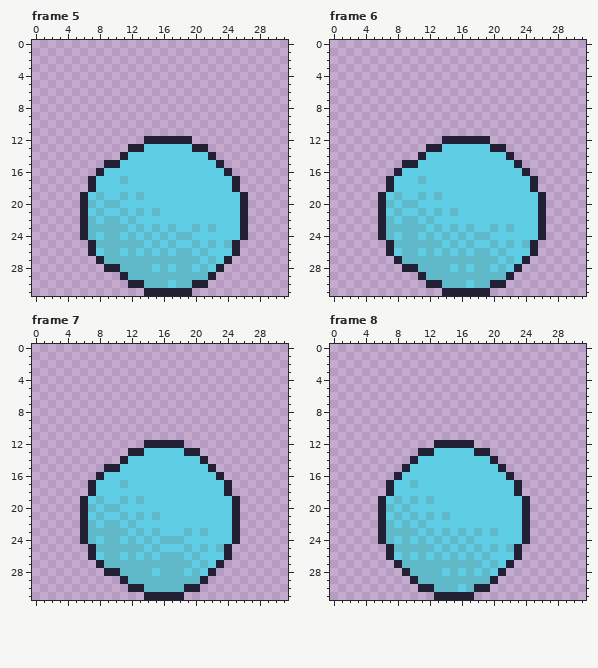
One commit to this pixel-art file: Shades of You/Assets/Animations/SooYeonMove.aseprite. Above, as it was before the edit.
32x32 pixels, 9 frames. Shown: frame 5, frame 6, frame 7, frame 8. The commit also changed other frames, which this record leaves out.
The result:
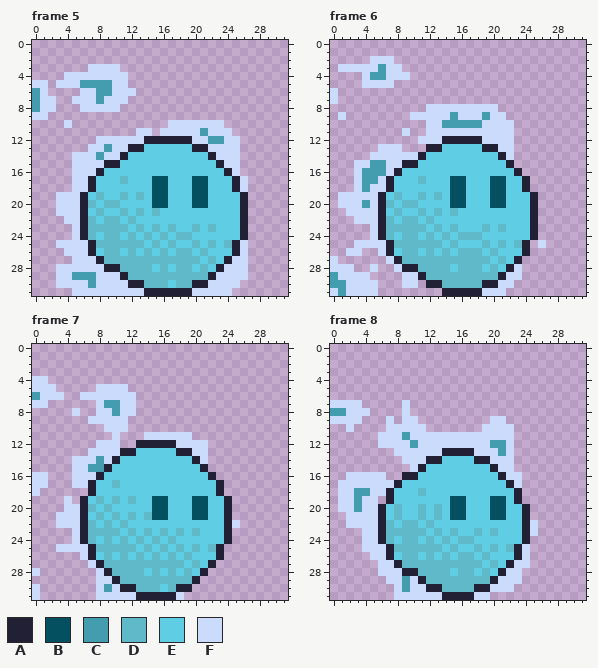
Palette (. is transparent): A #222034  B #055060  C #449daf  D #5fb9c9  E #5fcde4  F #cbdbfc
Diff:
layer "Layer 3" added
layer "Layer 2" added
--- frame 5, layers "Layer 2", "Layer 3"
@@ x 0..31 @@
  2 ................................
- 3 ................................
- 4 ................................
- 5 ................................
- 6 ................................
- 7 ................................
- 8 ................................
- 9 ................................
-10 ................................
-11 ................................
-12 ..............AAAAAA............
-13 ............AAEEEEEEAA..........
-14 ...........AEEEEEEEEEEA.........
-15 .........AAEEEEEEEEEEEEA........
-16 ........AEEEEEEEEEEEEEEEA.......
-17 .......AEEEDEEEEEEEEEEEEEA......
-18 .......AEEEEEEEEEEEEEEEEEA......
-19 ......AEDEEDEDEEEEEEEEEEEEA.....
-20 ......ADEDDEEEEEEEEEEEEEEEA.....
-21 ......AEDEEDEDEDEEEEEEEEEEA.....
-22 ......ADEDDEDEEEEEEEEEEEEEA.....
-23 ......ADDDDDEDEDEDEEDEDEEEA.....
-24 ......ADEDDEDEDEDEDDEEEEEEA.....
-25 .......ADDDDDDEDEDEEDEDEDA......
-26 .......AEDDEDEDEDEDDEDEEEA......
-27 ........ADDDDDDDDDDDDEDEA.......
-28 .........AADDDDEDEDDEDEA........
-29 ...........ADDDDDDDDDDA.........
-30 ............AADDDEDDAA..........
-31 ..............AAAAAA............
+ 3 .......FFFF.....................
+ 4 ....FFFFFFFF....................
+ 5 FF.FFFCCCCFF....................
+ 6 CF....FFCCFFF...................
+ 7 CFF..FFFCFFF....................
+ 8 CFF...FFFFF.....................
+ 9 FF..............................
+10 ....F............FFFFFFF........
+11 .............FF.FFFFFCFFF.......
+12 ........FFFFFFAAAAAAFFCCFF......
+13 .......FFCFFAAEEEEEEAAFFFF......
+14 .....FFFCFFAEEEEEEEEEEAFFF......
+15 .....FFFFAAEEEEEEEEEEEEAFF......
+16 .....FFFAEEEEEEEEEEEEEEEAF......
+17 .....FFAEEEDEEEBBEEEBBEEEAF.....
+18 .....FFAEEEEEEEBBEEEBBEEEAF.....
+19 ...FFFAEDEEDEDEBBEEEBBEEEEA.....
+20 ...FFFADEDDEEEEBBEEEBBEEEEA.....
+21 ...FFFAEDEEDEDEDEEEEEEEEEEA.....
+22 ....FFADEDDEDEEEEEEEEEEEEEA.....
+23 .....FADDDDDEDEDEDEEDEDEEEA.....
+24 .....FADEDDEDEDEDEDDEEEEEEA.....
+25 ...FFFFADDDDDDEDEDEEDEDEDAF.....
+26 ....FFFAEDDEDEDEDEDDEDEEEAF.....
+27 .....FFFADDDDDDDDDDDDEDEAFF.....
+28 ...FFFFFFAADDDDEDEDDEDEAFFF.....
+29 ...FFCCCFFFADDDDDDDDDDAFFFF.....
+30 ...FFFFCFFFFAADDDEDDAAFFFF......
+31 .....FFFFFFFFFAAAAAAFFFFF.......
--- frame 6, layers "Layer 2", "Layer 1", "Layer 3"
@@ x 0..31 @@
  1 ................................
- 2 ................................
- 3 ................................
- 4 ................................
- 5 ................................
- 6 ................................
- 7 ................................
- 8 ................................
- 9 ................................
-10 ................................
-11 ................................
-12 ..............AAAAAA............
-13 ............AAEEEEEEAA..........
-14 ...........AEEEEEEEEEEA.........
-15 .........AAEEEEEEEEEEEEA........
-16 ........AEEEEEEEEEEEEEEEA.......
-17 .......AEEEDEEEEEEEEEEEEEA......
-18 .......AEEEEEEEEEEEEEEEEEA......
-19 ......AEDEEDEDEEEEEEEEEEEEA.....
-20 ......ADEDDEEEEEEEEEEEEEEEA.....
-21 ......AEDEEDEDEDEEEEEEEEEEA.....
-22 ......ADEDDEDEEEEEEEEEEEEEA.....
-23 ......ADDDDDEDEDEDEEDEDEEEA.....
-24 ......ADEDDEDEDEDEDDEEEEEEA.....
-25 .......ADDDDDDEDEDEEDEDEDA......
-26 .......AEDDEDEDEDEDDEDEEEA......
-27 ........ADDDDDDDDDDDDEDEA.......
-28 .........AADDDDEDEDDEDEA........
-29 ...........ADDDDDDDDDDA.........
-30 ............AADDDEDDAA..........
-31 ..............AAAAAA............
+ 2 .....FFF........................
+ 3 .FFFFFCFF.......................
+ 4 ....FCCFFF......................
+ 5 ....FFFF........................
+ 6 F...............................
+ 7 F...............................
+ 8 ............FFFFFFFFF...........
+ 9 .F........FFFFFCFFFCFF..........
+10 ............FFCCCCCFFFF.........
+11 .........F..FFFFFFFFFFF.........
+12 ...........FFFAAAAAFFFF.........
+13 ......FFF...AAEEEEEAAFF.........
+14 .....FFFFFFAEEEEEEEEEAF.........
+15 ...FFCCFFAAEEEEEEEEEEEA.........
+16 ...FCCCFAEEEEEEEEEEEEEEA........
+17 ...FCCFAEEEDEEEBBEEEBBEEA.......
+18 ...FCFFAEEEEEEEBBEEEBBEEA.......
+19 .FFFFFAEDEEDEDEBBEEEBBEEEA......
+20 .FFFCFADEDDEEEEBBEEEBBEEEA......
+21 ..FFFFAEDEEDEDEDEEEEEEEEEA......
+22 ...FFFADEDDEDEEEEEEEEEEEEA......
+23 .....FADDDDDEDEDEEEDEDEEEA......
+24 .....FADEDDEDEDEDDDEEEEEEA......
+25 ...FFFFADDDDDDEDEEEDEDEDA.F.....
+26 ..FF..FAEDDEDEDEDDDEDEEEA.......
+27 F......FADDDDDDDDDDDEDEA........
+28 FFF..F..FAADDDDEDDDEDEAF........
+29 CFFFF....FFADDDDDDDDDAFF........
+30 CCFFFF...FF.AADDDDDAAFF.........
+31 FCFFFF........AAAAAFFF..........
--- frame 7, layers "Layer 2", "Layer 1", "Layer 3"
@@ x 0..31 @@
  3 ................................
- 4 ................................
- 5 ................................
- 6 ................................
- 7 ................................
- 8 ................................
- 9 ................................
-10 ................................
-11 ................................
-12 ..............AAAAA.............
-13 ............AAEEEEEAA...........
-14 ...........AEEEEEEEEEA..........
-15 .........AAEEEEEEEEEEEA.........
-16 ........AEEEEEEEEEEEEEEA........
-17 .......AEEEDEEEEEEEEEEEEA.......
-18 .......AEEEEEEEEEEEEEEEEA.......
-19 ......AEDEEDEDEEEEEEEEEEEA......
-20 ......ADEDDEEEEEEEEEEEEEEA......
-21 ......AEDEEDEDEDEEEEEEEEEA......
-22 ......ADEDDEDEEEEEEEEEEEEA......
-23 ......ADDDDDEDEDEEEDEDEEEA......
-24 ......ADEDDEDEDEDDDEEEEEEA......
-25 .......ADDDDDDEDEEEDEDEDA.......
-26 .......AEDDEDEDEDDDEDEEEA.......
-27 ........ADDDDDDDDDDDEDEA........
-28 .........AADDDDEDDDEDEA.........
-29 ...........ADDDDDDDDDA..........
-30 ............AADDDDDAA...........
-31 ..............AAAAA.............
+ 4 FF..............................
+ 5 FFF.....FFFF....................
+ 6 CFFF..FFFFFFF...................
+ 7 FF......FCCFF...................
+ 8 .....F..FFCFF...................
+ 9 .......FFFFF....................
+10 .........FFF....................
+11 ..........F...FFFFFF............
+12 ........FFF..AAAAAFFFF..........
+13 .......FFFFAAEEEEEAAFF..........
+14 .....FFFCFAEEEEEEEEEAF..........
+15 .....FFCCAEEEEEEEEEEEA..........
+16 FF...FFFAEEEEEEEEEEEEEA.........
+17 FF...FFAEEDEEEEEEEEEEEEA........
+18 F......AEEEEEEEEEEEEEEEA........
+19 ....F.AEDEDEDEEBBEEEBBEEA.......
+20 ....FFADEDEEEEEBBEEEBBEEA.......
+21 ...FFFAEDEDEDEDBBEEEBBEEA.......
+22 ...FFFADEDEDEEEEEEEEEEEEAF......
+23 .....FADDDDEDEDEDEDEDEEEA.......
+24 .....FADEDEDEDEDEDEEEEEEA.......
+25 ...FFFFADDDDDEDEDEDEDEDA........
+26 ......FAEDEDEDEDEDEDEEEA........
+27 .......FADDDDDDDDDDEDEA.........
+28 F.......FADDDDEDEDEDEA..........
+29 ........FFADDDDDDDDDA...........
+30 F.......FCFAADDDEDAA............
+31 F.......FFFFFAAAAAF.............
--- frame 8, layers "Layer 2", "Layer 1", "Layer 3"
@@ x 0..31 @@
  6 ................................
- 7 ................................
- 8 ................................
- 9 ................................
-10 ................................
-11 ................................
-12 .............AAAAA..............
-13 ...........AAEEEEEAA............
-14 ..........AEEEEEEEEEA...........
-15 .........AEEEEEEEEEEEA..........
-16 ........AEEEEEEEEEEEEEA.........
-17 .......AEEDEEEEEEEEEEEEA........
-18 .......AEEEEEEEEEEEEEEEA........
-19 ......AEDEDEDEEEEEEEEEEEA.......
-20 ......ADEDEEEEEEEEEEEEEEA.......
-21 ......AEDEDEDEDEEEEEEEEEA.......
-22 ......ADEDEDEEEEEEEEEEEEA.......
-23 ......ADDDDEDEDEDEDEDEEEA.......
-24 ......ADEDEDEDEDEDEEEEEEA.......
-25 .......ADDDDDEDEDEDEDEDA........
-26 .......AEDEDEDEDEDEDEEEA........
-27 ........ADDDDDDDDDDEDEA.........
-28 .........ADDDDEDEDEDEA..........
-29 ..........ADDDDDDDDDA...........
-30 ...........AADDDEDAA............
-31 .............AAAAA..............
+ 7 FFFF.....F......................
+ 8 CCFFF....F......................
+ 9 FFFF...F.FF.........FF..........
+10 ..F....FFFFF.......FFFF.........
+11 ......FFFCFFFFFFFFFFFFF.........
+12 ......FFFFCFFFFFFFFFCCF.........
+13 ........FFFFFFAAAAFFFCF.........
+14 .........FFFAAEEEEAAFFF.........
+15 ..........FAEEEEEEEEAFF.........
+16 ..FFFFF..AAEEEEEEEEEEAFF........
+17 .FFFFFFFAEEEEEEEEEEEEEAF........
+18 .FFCCFFAEEEDEEEEEEEEEEEA........
+19 .FFCFF.AEEEEEEEBBEEEBBEA........
+20 .FFCFFAEDEEDEDEBBEEEBBEEA.......
+21 ..FFFFAEDEEDEDEBBEEEBBEEA.......
+22 ..FFFFADEDDEDEEEEEEEEEEEAF......
+23 ....FFADDDDDEDEDEEDEDEEEAF......
+24 ....FFADEDDEDEDEDDEEEEEEA.......
+25 ....FFFADDDDDDEDEEDEDEDAF.......
+26 .....FFAEDDEDEDEDDEDEEEAF.......
+27 ......FFADDDDDDDDDDEDEAFF.......
+28 ......FFFAADDDDEDDEDEAFF........
+29 .......FFCFADDDDDDDDAFFF........
+30 ........FCFFAADDDDAAFFF.........
+31 ........FFFFFFAAAAFF............
